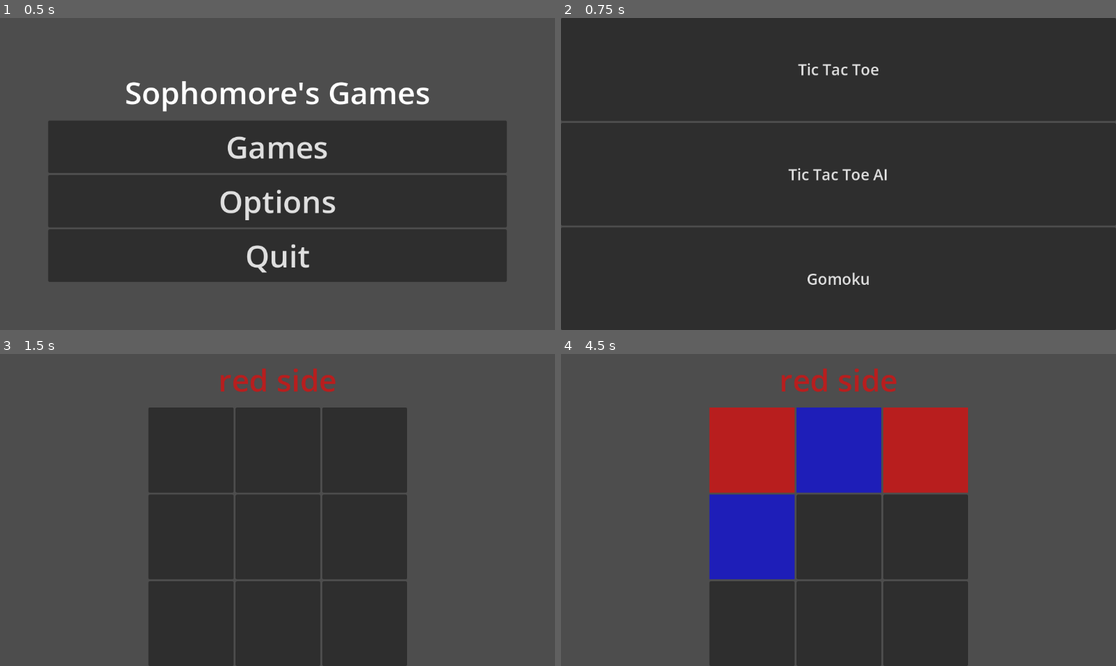
Above: before the commit, frames 1-4 (two rows, left to right).
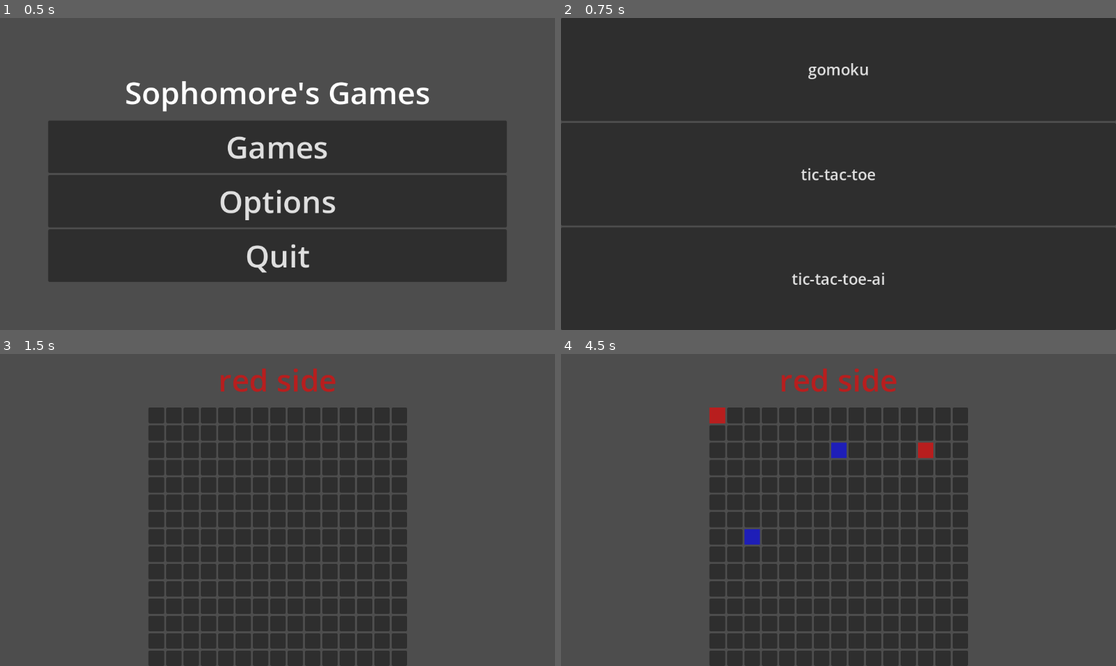
Above: after the commit, the same moments.

Repository: WSQS/godot-little-games
Game: Godot game, scene res://scene/main.tscn
Same seed, same stepped clock (60 frames per second), same inputs: the game is played once before the commit and once after it.
Inputs (mouse positions are in pixels of both pictures, inside the frame that each line leads up to; where the layout moved, square brackets give the same spot in the first picture):
- Up to frame 1 (0.5 s): no input
- Up to frame 2 (0.75 s): click "Games" at 0.5 s
- Up to frame 3 (1.5 s): click "Tic Tac Toe" (after the commit: "gomoku") at 1.25 s
- Up to frame 4 (4.5 s): click (716, 416) [749, 450] at 2 s; click (838, 450) at 2.77 s; click (927, 450) at 3.52 s; click (749, 538) at 4.27 s

Frame 1 is identical in both runs. In frame 2, 1.0% of the frame differs, in the area x 40-59%, y 14-86%; in frame 3, 5.8%; in frame 4, 20%, in the area x 26-74%, y 17-100%.

Commit message:
fix: set game list auto setup

Diff:
--- a/scene/game_list.tscn
+++ b/scene/game_list.tscn
@@ -1,10 +1,8 @@
 [gd_scene format=3 uid="uid://d3u2q1vd34a6q"]
 
 [ext_resource type="Theme" uid="uid://4fven878fx2l" path="res://theme/base_theme.tres" id="1_7t56i"]
+[ext_resource type="Script" uid="uid://hoso066evy4x" path="res://script/game_list.gd" id="2_75cc1"]
 [ext_resource type="PackedScene" uid="uid://by8285b2ydq6k" path="res://scene/game_button.tscn" id="2_vayrg"]
-[ext_resource type="PackedScene" uid="uid://bqwwykyon1lbk" path="res://games/tic-tac-toe/scene/main.tscn" id="3_tiopt"]
-[ext_resource type="PackedScene" uid="uid://5io8n4ybv11h" path="res://games/tic-tac-toe-ai/scene/main.tscn" id="4_vayrg"]
-[ext_resource type="PackedScene" uid="uid://bb08ewc52lk5" path="res://games/gomoku/scene/main.tscn" id="5_yll1e"]
 
 [node name="GameList" type="Control" unique_id=276993385]
 layout_mode = 3
@@ -24,18 +22,6 @@
 anchor_bottom = 1.0
 grow_horizontal = 2
 grow_vertical = 2
-
-[node name="Game1" parent="GridContainer" unique_id=136692252 instance=ExtResource("2_vayrg")]
-layout_mode = 2
-text = "Tic Tac Toe"
-game_scene = ExtResource("3_tiopt")
-
-[node name="Game2" parent="GridContainer" unique_id=563215119 instance=ExtResource("2_vayrg")]
-layout_mode = 2
-text = "Tic Tac Toe AI"
-game_scene = ExtResource("4_vayrg")
-
-[node name="Game3" parent="GridContainer" unique_id=571973384 instance=ExtResource("2_vayrg")]
-layout_mode = 2
-text = "Gomoku"
-game_scene = ExtResource("5_yll1e")
+script = ExtResource("2_75cc1")
+game_path = "res://games"
+game_button = ExtResource("2_vayrg")
--- /dev/null
+++ b/script/game_list.gd
@@ -0,0 +1,23 @@
+extends GridContainer
+
+@export_dir
+var game_path:String
+
+@export
+var game_button: PackedScene
+
+# Called when the node enters the scene tree for the first time.
+func _ready() -> void:
+	var dir = DirAccess.open(game_path)
+	for d in dir.get_directories():
+		var scene = load(game_path + "/" + d + "/scene/main.tscn")
+		var g_b = game_button.instantiate()
+		g_b.text = d
+		g_b.game_scene = scene
+		add_child(g_b)
+	pass
+
+
+# Called every frame. 'delta' is the elapsed time since the previous frame.
+func _process(delta: float) -> void:
+	pass
Not shown, added: script/game_list.gd.uid
